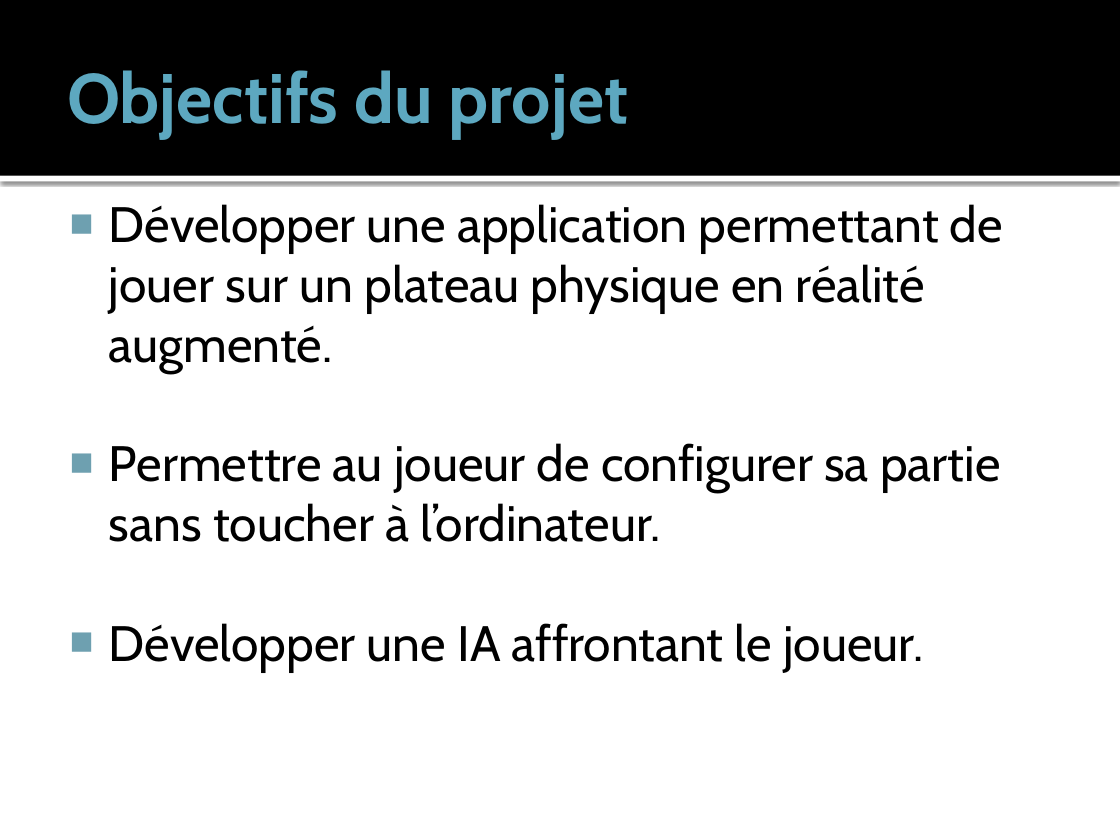
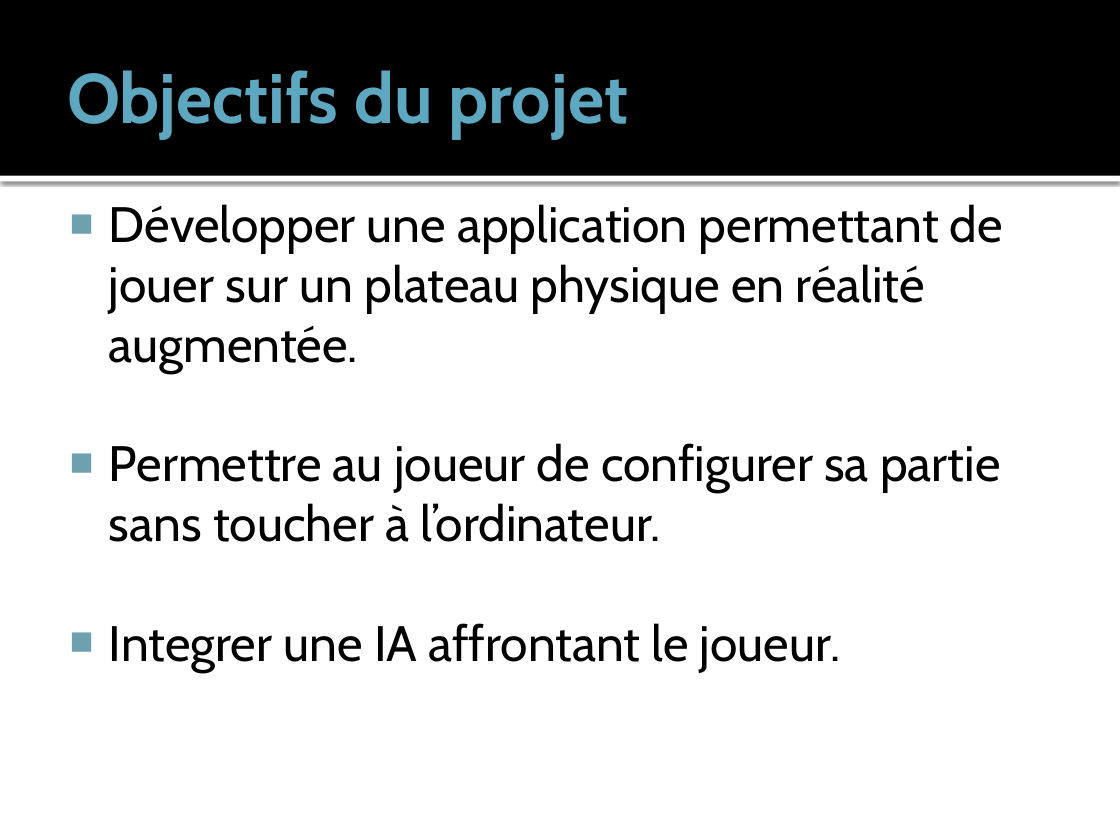
Before and after one commit to charaf7/Projet-annuel, a slide deck: slide 4 of CharteProjet.pptx. Drawn at 1120x840 pixels with LibreOffice and Linux fonts; fonts in the diff are those of the drawing. Boxes give left, top, right and bottom in pixels: in the first picture for what was removed or moved away, otherwise in the second. Text is boxed around its words. In the diff, an @@ line names an element or a change of style, - is before the commit and + after.

```diff
--- a/CharteProjet.pptx
+++ b/CharteProjet.pptx
@@ text at [109,204,1003,372]: text changed @@
-■ Développer une application permettant de jouer sur un plateau physique en réalité augmenté.
+■ Développer une application permettant de jouer sur un plateau physique en réalité augmentée.
@@ text at [109,623,840,671]: text changed @@
-■ Développer une IA affrontant le joueur.
+■ Integrer une IA affrontant le joueur.
```
Also in this commit, not shown: 1 other slide changed, 5 other files.
